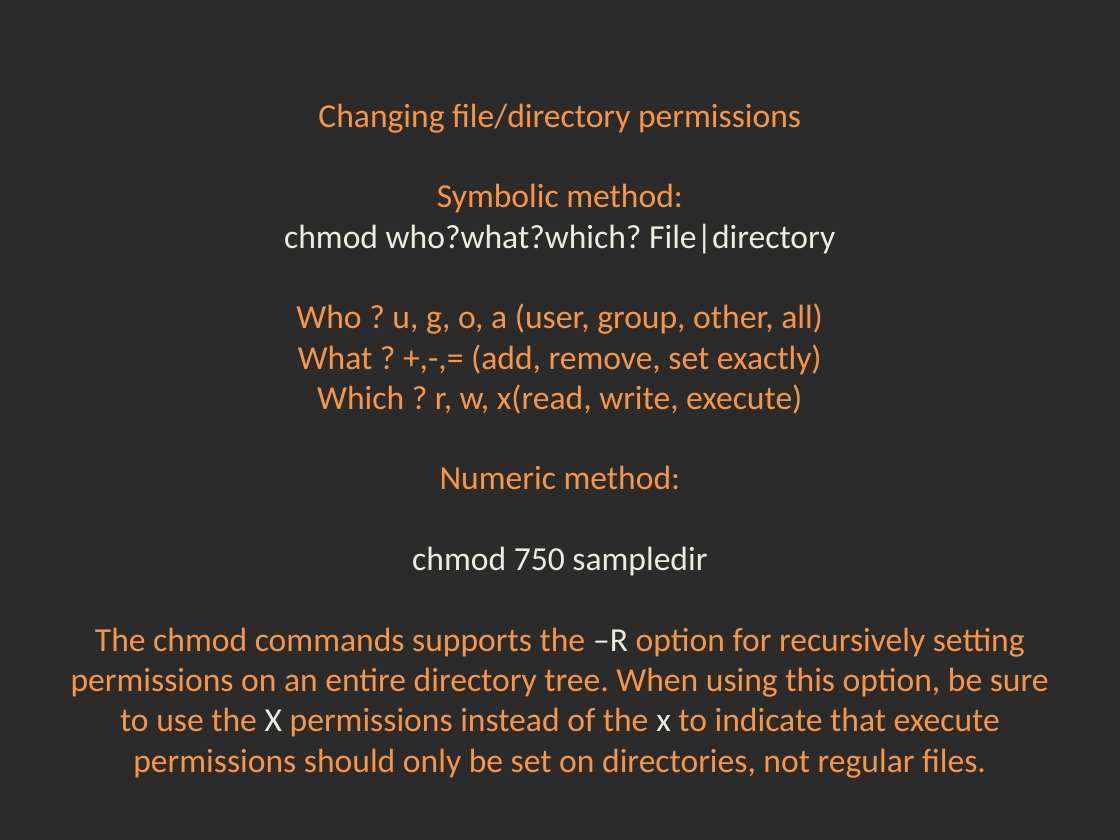
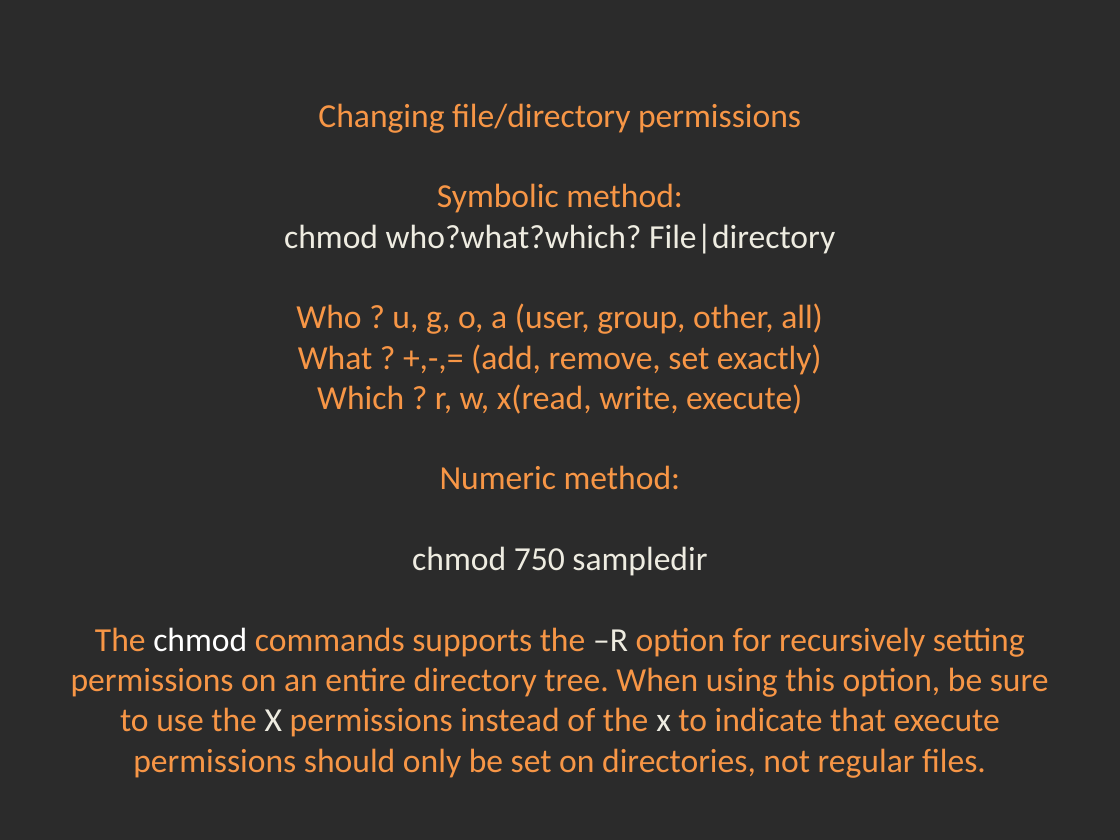
Before and after one commit to Academy-Soft-Intellect/Linux-Course, a slide deck: slide 3 of 05.Permissions/05-PermissionsAndAccessControlLists.pptx. Drawn at 1120x840 pixels with LibreOffice and Linux fonts; fonts in the diff are those of the drawing; background and template pictures are left out; a plain dark background stands for a picture behind light text. Boxes give left, top, right and bottom in pixels: in the first picture for what was removed or moved away, otherwise in the second. Text is boxed around its words. In the diff, an @@ line names an element or a change of style, - is before the commit and + after.

```diff
--- a/05.Permissions/05-PermissionsAndAccessControlLists.pptx
+++ b/05.Permissions/05-PermissionsAndAccessControlLists.pptx
@@ title "Changing file/directory permissions Symbolic method: ..." at (71, 103, 1049, 778): text colour #F79646 to #FFFFFF in "chmod" @@
```
Also in this commit, not shown: 2 other slides changed, 1 slide added, 3 other files.
